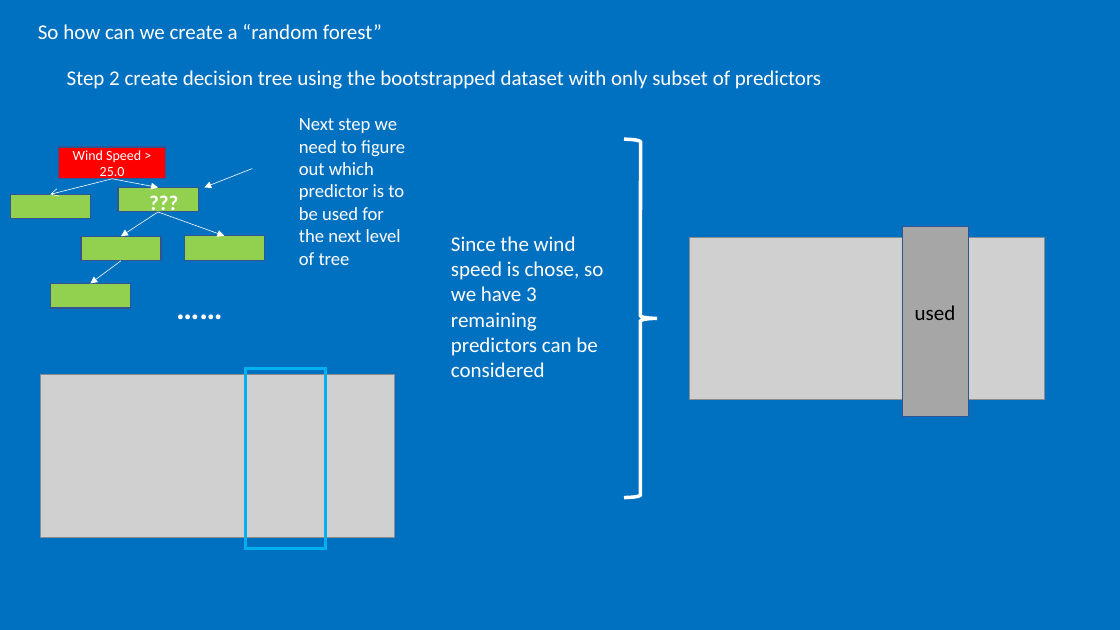
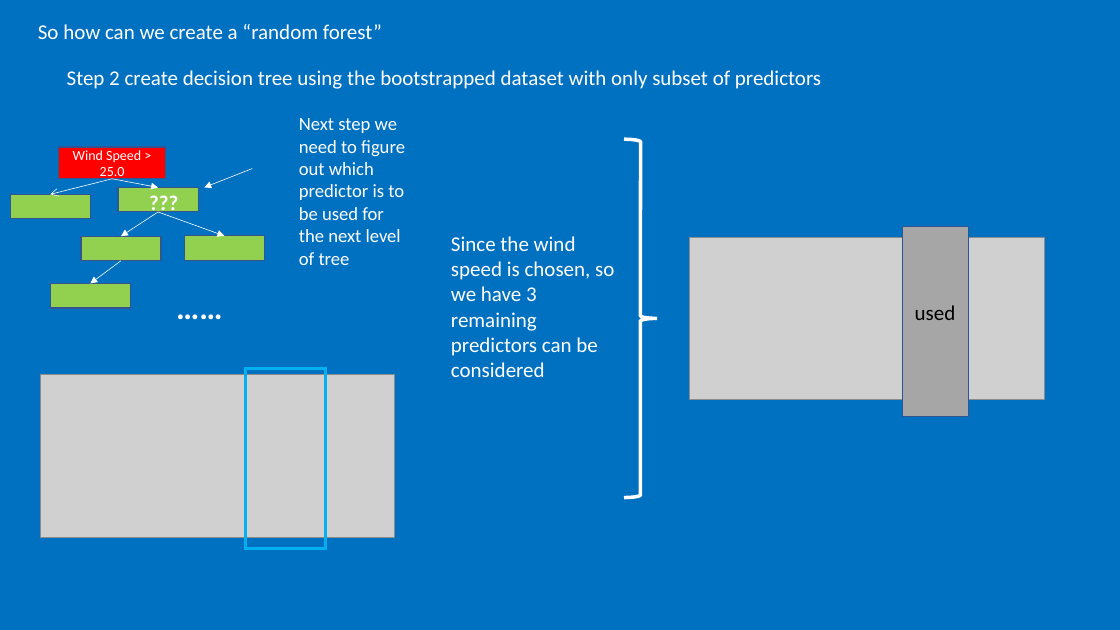
Before and after one commit to jzanetti/Sijin_ML, a slide deck: slide 9 of docs/source/decision_tree/slides/rf_how_it_works.pptx. Drawn at 1120x630 pixels with LibreOffice and Linux fonts; fonts in the diff are those of the drawing; grey boxes stand for pictures. Boxes give left, top, right and bottom in pixels: in the first picture for what was removed or moved away, otherwise in the second. Text is boxed around its words. In the diff, an @@ line names an element or a change of style, - is before the commit and + after.

```diff
--- a/docs/source/decision_tree/slides/rf_how_it_works.pptx
+++ b/docs/source/decision_tree/slides/rf_how_it_works.pptx
@@ text at bbox=[451, 236, 614, 377]: text changed @@
-Since the wind speed is chose, so we have 3 remaining predictors can be considered
+Since the wind speed is chosen, so we have 3 remaining predictors can be considered
```
Also in this commit, not shown: 1 other slide changed, 1 slide removed, 3 other files.
